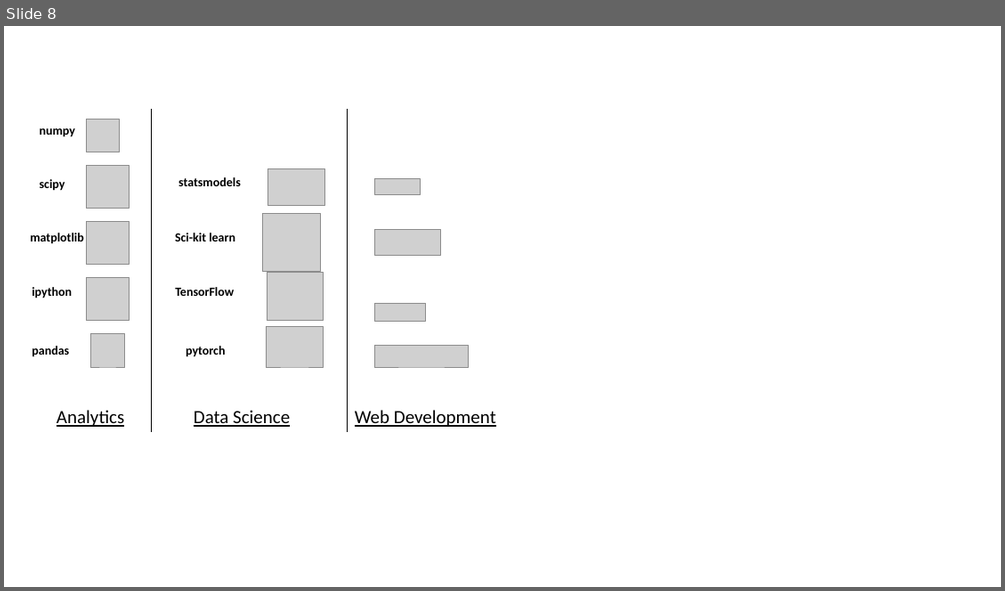
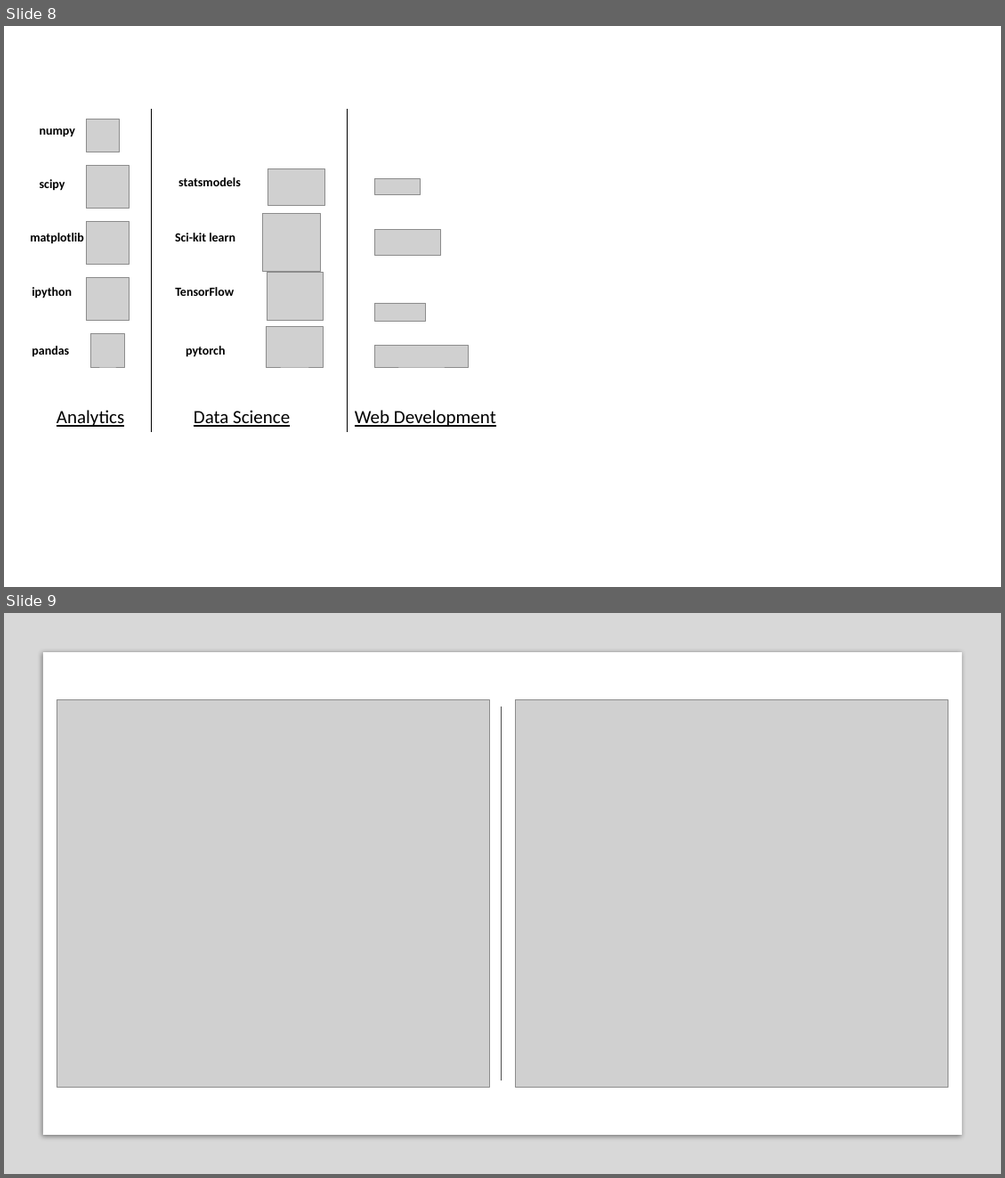
Before and after one commit to xiangshiyin/atl_meetup_20190302, a slide deck: materials/draft.pptx. Shown one above the other, each under a label of ours: slide 8 before the commit, slides 8 and 9 after it. The pictures are 1005x591 and 1005x1178 pixels, drawn with LibreOffice and Linux fonts; fonts in the diff are those of the drawing; grey boxes stand for pictures. Boxes give left, top, right and bottom in pixels: in the first picture for what was removed or moved away, otherwise in the second. Text is boxed around its words. In the diff, an @@ line names an element or a change of style, - is before the commit and + after.

```diff
--- a/materials/draft.pptx
+++ b/materials/draft.pptx
@@ slide 9 added at <box>4,613,1001,1174</box>, background #FFFFFF @@
@@ rectangle added at <box>4,613,1001,1174</box>, fill #808080 at 30% opacity @@
@@ rectangle added at <box>43,653,962,1135</box>, fill #FFFFFF @@
@@ picture added at <box>57,700,489,1087</box> @@
@@ line added from (502, 706) to (502, 1080), #4E4E4E 0.5 pt @@
@@ picture added at <box>516,700,948,1087</box> @@
```
Also in this commit, not shown: 3 other files.
